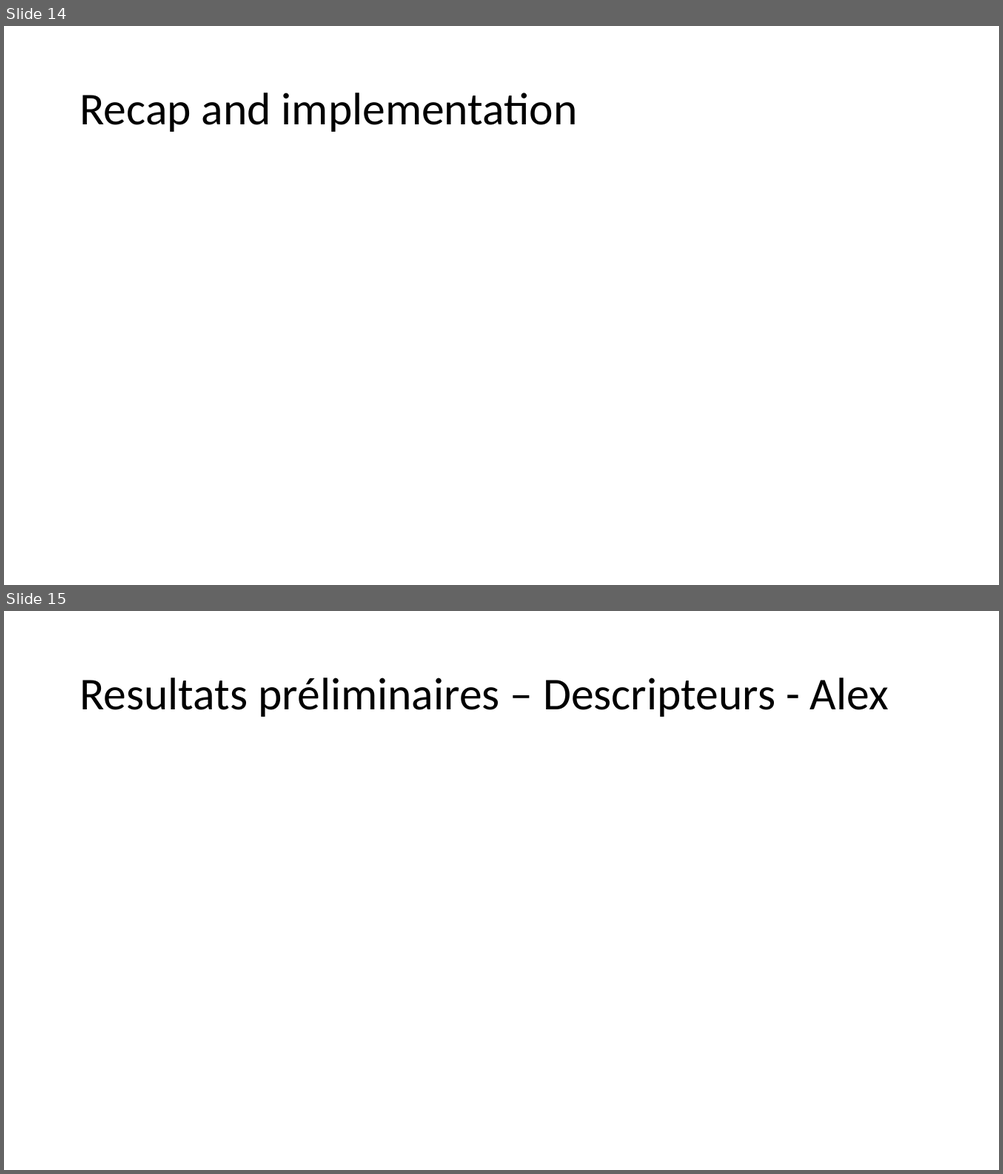
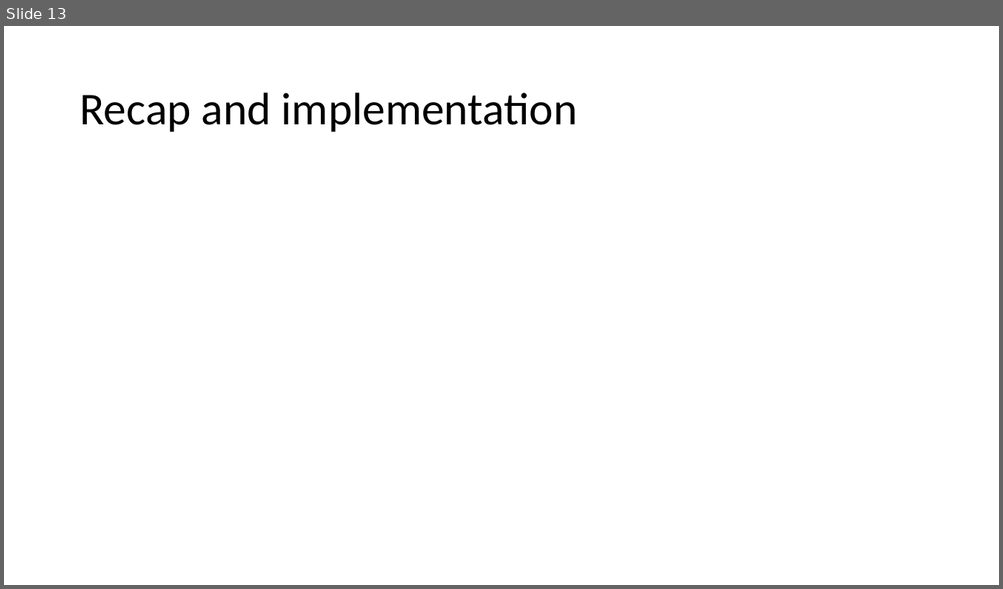
Before and after one commit to Al-th/MVA_Project_FunctionalMaps, a slide deck: Report/Presentation_slide_nico.pptx. Shown one above the other, each under a label of ours: slides 14 and 15 before the commit, slide 13 after it. The pictures are 1003x1174 and 1003x589 pixels, drawn with LibreOffice and Linux fonts; fonts in the diff are those of the drawing; grey boxes stand for pictures. Boxes give left, top, right and bottom in pixels: in the first picture for what was removed or moved away, otherwise in the second. Text is boxed around its words. In the diff, an @@ line names an element or a change of style, - is before the commit and + after.

```diff
--- a/Report/Presentation_slide_nico.pptx
+++ b/Report/Presentation_slide_nico.pptx
@@ slide 15 removed at box(4, 611, 999, 1170), background #FFFFFF @@
@@ title removed at box(79, 678, 888, 717) @@
-Resultats préliminaires – Descripteurs - Alex
@@ what was slide 14 is now slide 13 @@
```
Also in this commit, not shown: 5 slides changed, 3 slides added, 3 other slides removed.
